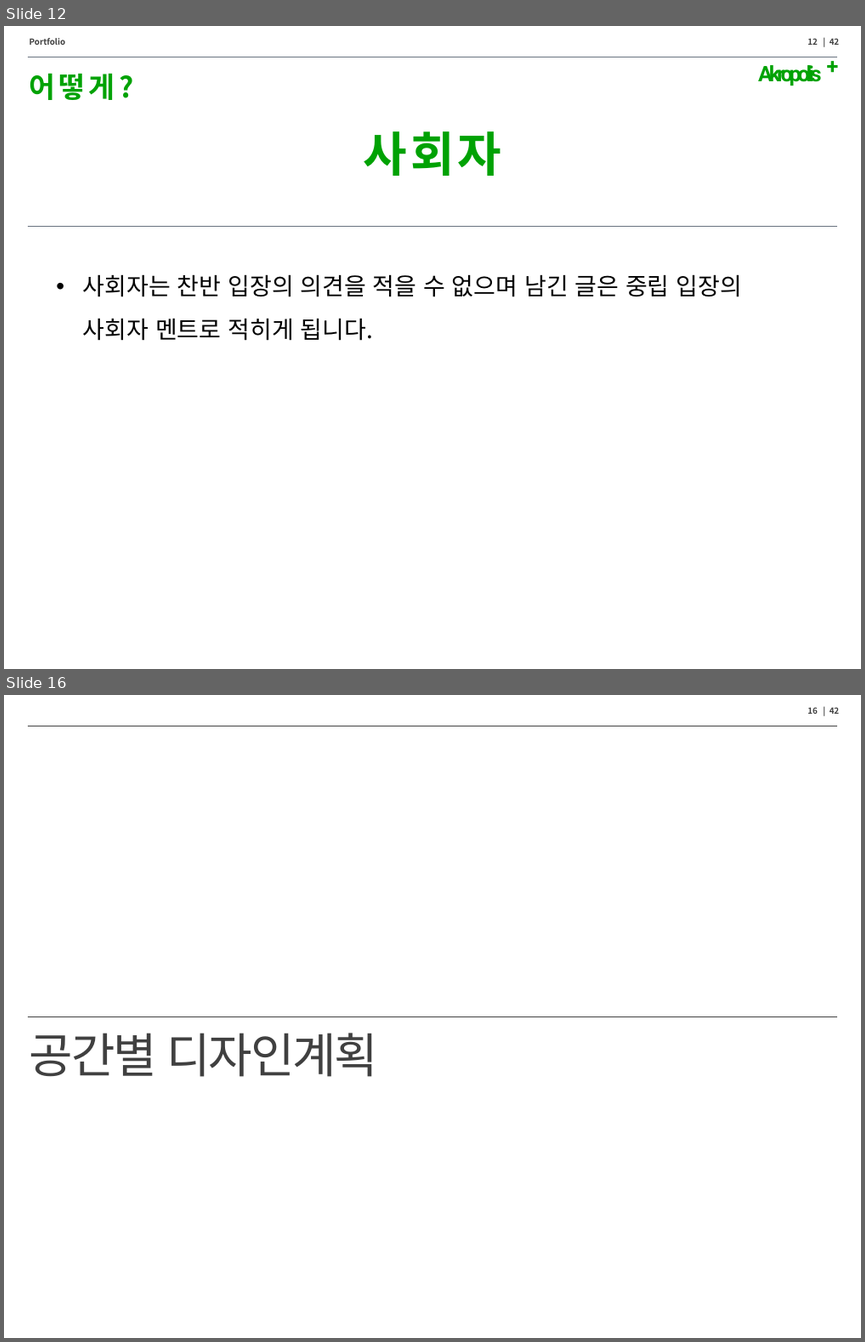
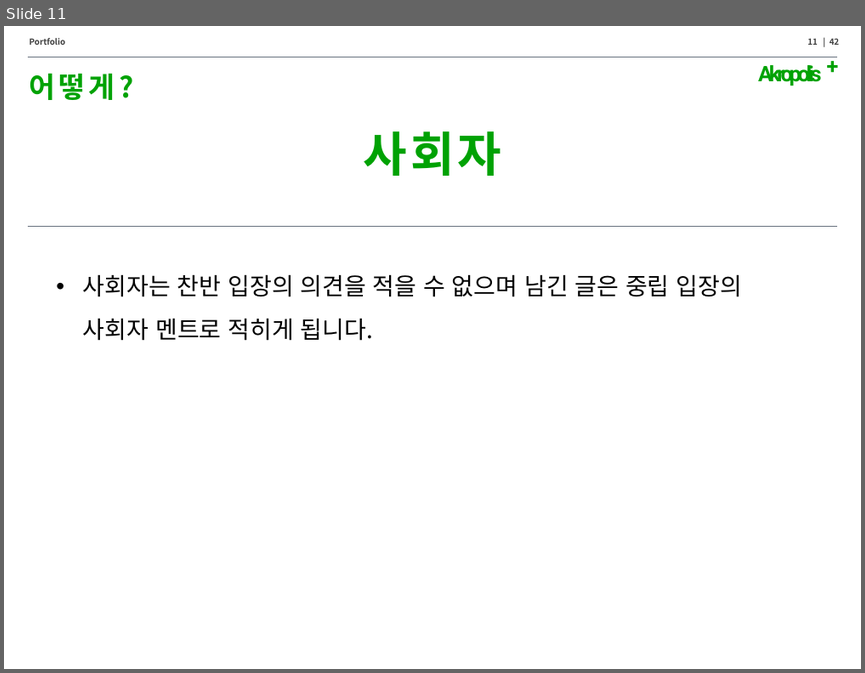
Before and after one commit to Song-InSeok/Akropolis, a slide deck: document/Mid_Presentation_templet.pptx. Shown one above the other, each under a label of ours: slides 12 and 16 before the commit, slide 11 after it; the slides between them are not shown. The pictures are 865x1342 and 865x673 pixels, drawn with LibreOffice and Linux fonts; fonts in the diff are those of the drawing. Boxes give left, top, right and bottom in pixels: in the first picture for what was removed or moved away, otherwise in the second. Text is boxed around its words. In the diff, an @@ line names an element or a change of style, - is before the commit and + after.

```diff
--- a/document/Mid_Presentation_templet.pptx
+++ b/document/Mid_Presentation_templet.pptx
@@ slide 16 removed at (4, 695, 861, 1338), background #FFFFFF @@
@@ page number removed at (807, 707, 839, 714) @@
-16 | 42
@@ line removed from (28, 726) to (837, 726) @@
@@ line removed from (28, 1016) to (837, 1016) @@
@@ text removed at (30, 1032, 378, 1077) @@
-공간별 디자인계획
@@ what was slide 12 is now slide 11 @@
```
Also in this commit, not shown: 6 slides changed, 1 slide added, 5 other slides removed.
